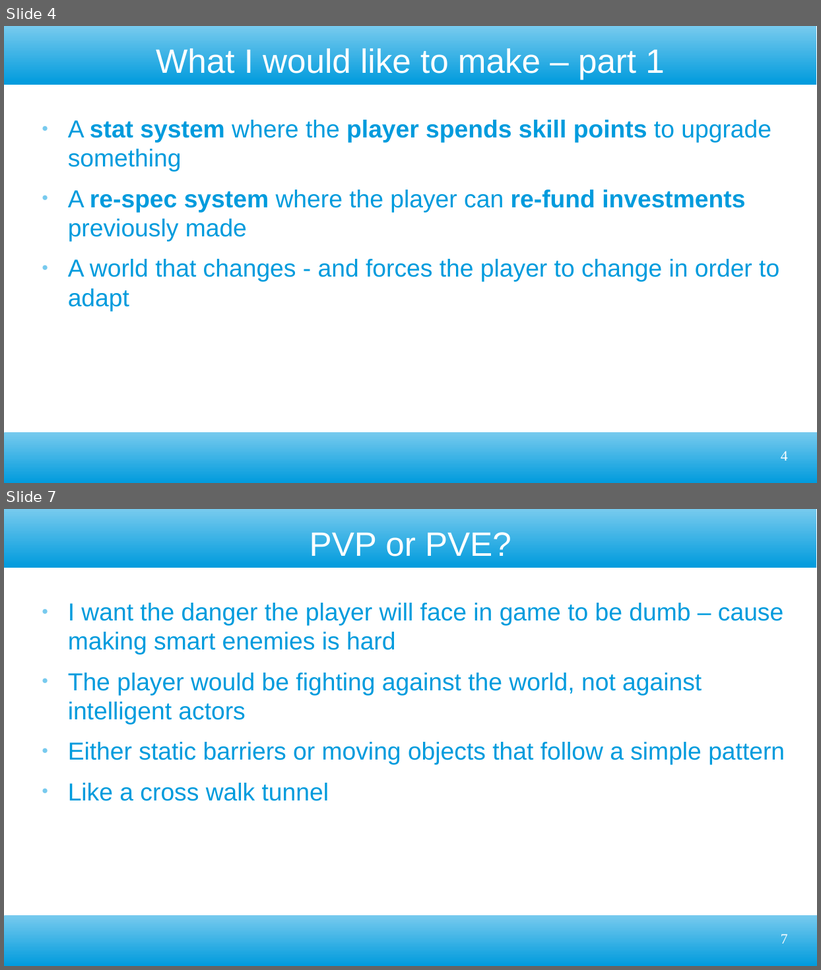
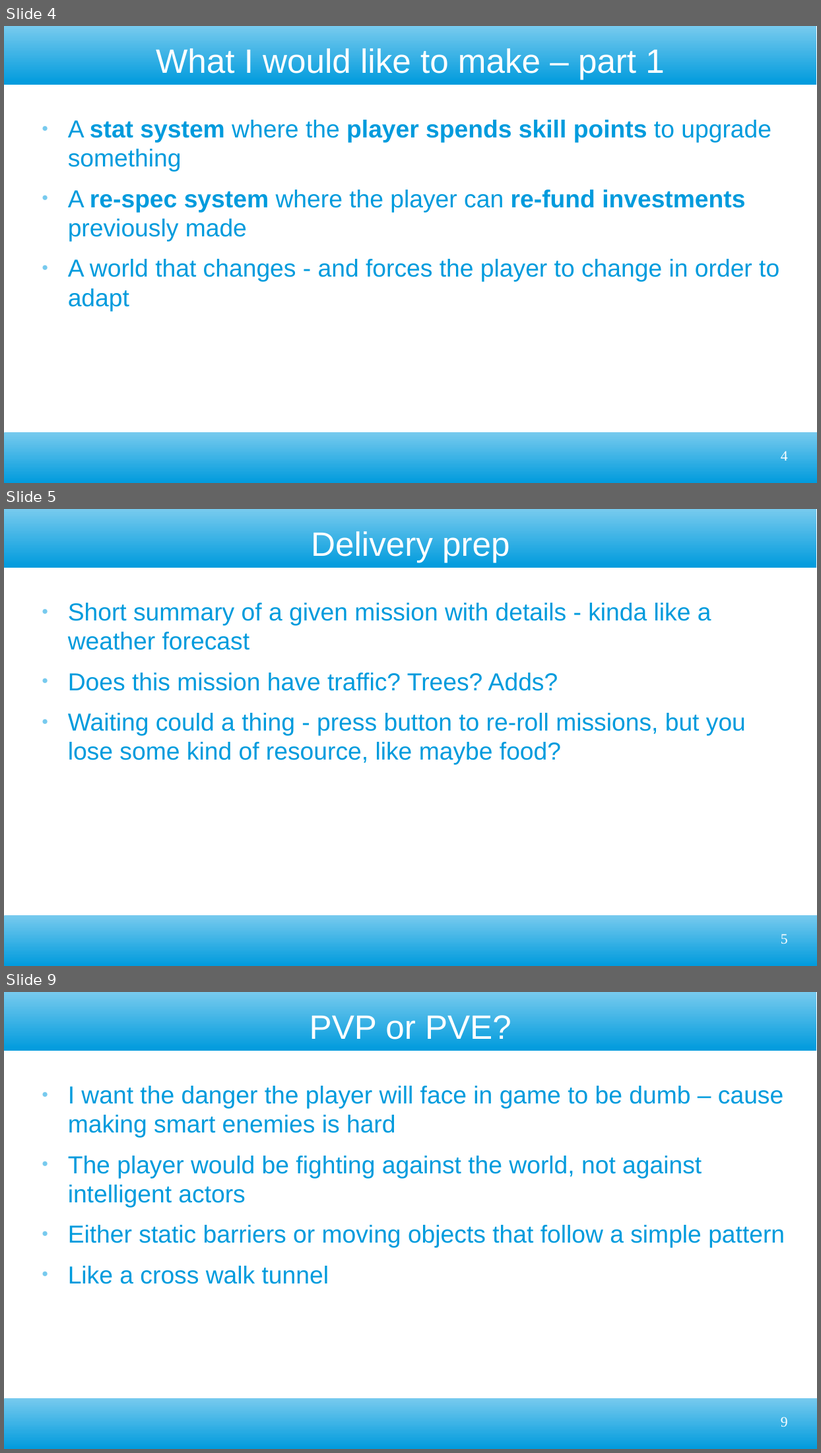
Before and after one commit to ktosox/GWJ77-Metamorphosis, a slide deck: GDD.odp. Shown one above the other, each under a label of ours: slides 4 and 7 before the commit, slides 4, 5 and 9 after it; the slides between them are not shown. The pictures are 821x970 and 821x1453 pixels, drawn with LibreOffice and Linux fonts; fonts in the diff are those of the drawing. Boxes give left, top, right and bottom in pixels: in the first picture for what was removed or moved away, otherwise in the second. Text is boxed around its words. In the diff, an @@ line names an element or a change of style, - is before the commit and + after.

```diff
--- a/GDD.odp
+++ b/GDD.odp
@@ slide 5 added at (4,509,817,966), background #FFFFFF; not listed: 2 template elements that a slide beside it also shows @@
@@ title added at (311,531,510,562), 33 pt, text #FFFFFF @@
+Delivery prep
@@ text added at (68,603,746,765), 24 pt, text #009BDD @@
+● Short summary of a given mission with details - kinda like a weather forecast
+● Does this mission have traffic? Trees? Adds?
+● Waiting could a thing - press button to re-roll missions, but you lose some kind of resource, like maybe food?
@@ page number added at (781,934,788,944), 14 pt, text #FFFFFF @@
+5
@@ what was slide 7 is now slide 9 @@
@@ page number at (781,1417,788,1427): text changed @@
-7
+9
```
Also in this commit, not shown: 3 slides changed, 2 other slides added, 1 slide removed, 20 other files.
